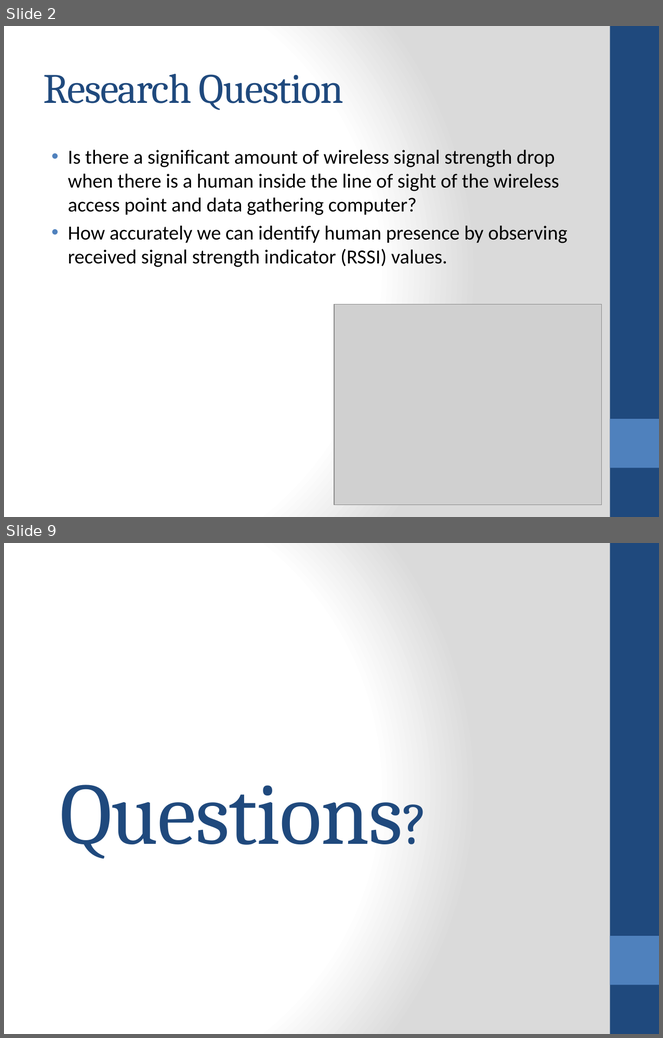
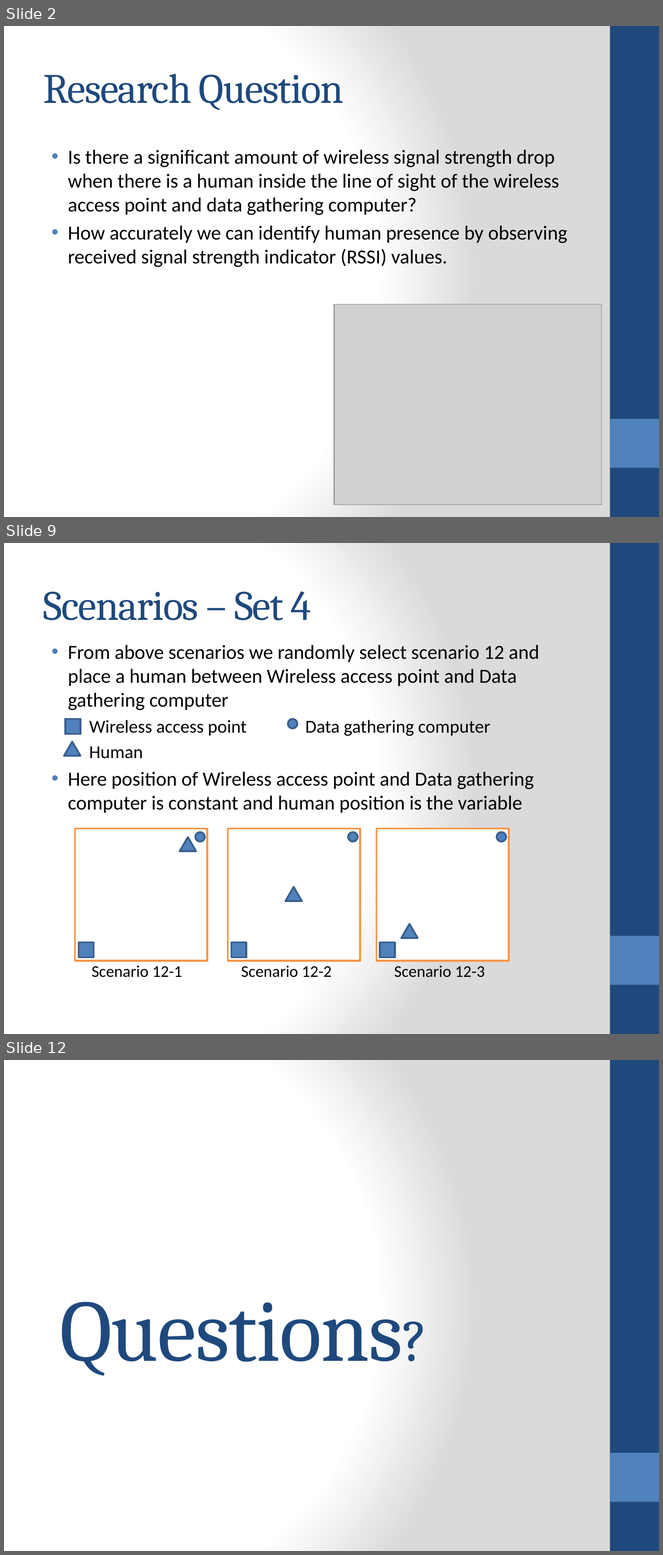
Before and after one commit to jithendra89/research, a slide deck: presentations/interim-final.pptx. Shown one above the other, each under a label of ours: slides 2 and 9 before the commit, slides 2, 9 and 12 after it; the slides between them are not shown. The pictures are 663x1038 and 663x1555 pixels, drawn with LibreOffice and Linux fonts; fonts in the diff are those of the drawing; grey boxes stand for pictures. Boxes give left, top, right and bottom in pixels: in the first picture for what was removed or moved away, otherwise in the second. Text is boxed around its words. In the diff, an @@ line names an element or a change of style, - is before the commit and + after.

```diff
--- a/presentations/interim-final.pptx
+++ b/presentations/interim-final.pptx
@@ slide 9 added at box(4, 543, 659, 1034), background gradient #FFFFFF to #DADADA; not listed: 2 template elements that a slide beside it also shows @@
@@ title added at box(44, 591, 312, 620), 46 pt, text #1F497D @@
+Scenarios – Set 4
@@ text added at box(68, 645, 540, 813), 22 pt, text #000000 @@
+• From above scenarios we randomly select scenario 12 and place a human between Wireless access point and Data gathering computer
+  • Wireless access point Data gathering computer
+  • Human
+• Here position of Wireless access point and Data gathering computer is constant and human position is the variable
@@ rectangle added at box(65, 719, 80, 734), fill #4F81BD, outline #3A5F8C 2 pt @@
@@ ellipse added at box(288, 719, 297, 729), fill #4F81BD, outline #3A5F8C 2 pt @@
@@ triangle added at box(64, 742, 80, 756), fill #4F81BD, outline #3A5F8C 2 pt @@
@@ group added at box(75, 828, 508, 978): 6 rectangles, 3 ellipses, 3 triangles, 1 text @@
+Scenario 12-1 Scenario 12-2 Scenario 12-3
@@ what was slide 9 is now slide 12 @@
```
Also in this commit, not shown: 6 slides changed, 2 other slides added.
